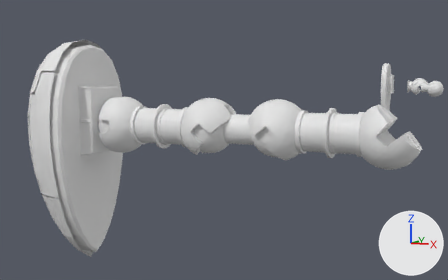
A saved change to the Blender file Nova-Robota.blend.
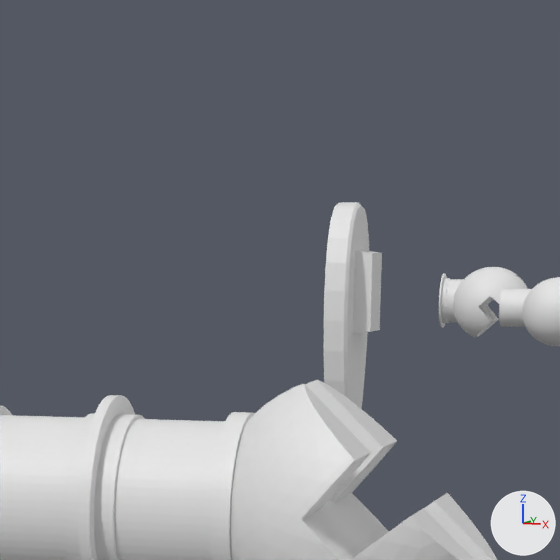
Old and new are each drawn from a 50 mm lens placed at (4.12, -5.57, 4.07), pointed at (-0.14, 3.96, 2.9) and again close up on the part from 68% to 97% of the width and 6% to 52% of the height. Lighting does not change. The marker at lower right points along +X, +Y and +Z. The first two pictures are the older version.

The older version as bpy lines, for what is in view:
```python
me_béziercurve_002 = bpy.data.meshes.new('BézierCurve.002')
me_béziercurve_002.from_pydata(...)  # 126 vertices, 86 faces; spans x -0.94..1.34, y -0.59..0.59, z -0.25..0.1
me_icosphere_005 = bpy.data.meshes.new('Icosphere.005')
me_icosphere_005.from_pydata(...)  # an icosphere of 1280 faces spanning x -0.25..0.25, y -0.25..0.25, z -0.25..0.25
me_icosphere_006 = bpy.data.meshes.new('Icosphere.006')
me_icosphere_006.from_pydata(...)  # 569 vertices, 881 faces; spans x -0.11..0.3, y -0.297..0.297, z -0.296..0.297
ob_béziercurve_002 = bpy.data.objects.new('BézierCurve.002', me_béziercurve_002)
ob_béziercurve_002.location = (0.0, 19.0, 3.0)
ob_béziercurve_002.rotation_euler = (0.0, 4.712, 0.0)  # degrees (0, 270, 0)
ob_icosphere_005 = bpy.data.objects.new('Icosphere.005', me_icosphere_005)
ob_icosphere_005.location = (2.18, 15.0, 3.5)
ob_icosphere_006 = bpy.data.objects.new('Icosphere.006', me_icosphere_006)
ob_icosphere_006.location = (1.48, 17.0, 3.5)
ob_icosphere_006.rotation_euler = (0.0, 3.927, 0.0)  # degrees (0, 225, 0)
# also in view: 'Cylinder.003' at (1.84, 16.0, 3.5); 'Cylinder.001' at (2.71, 0.0, 3.5); 'Cylinder.004' at (1.11, 18.0, 3.5)
```
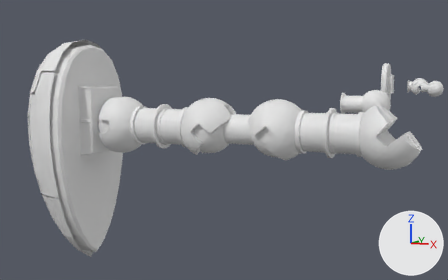
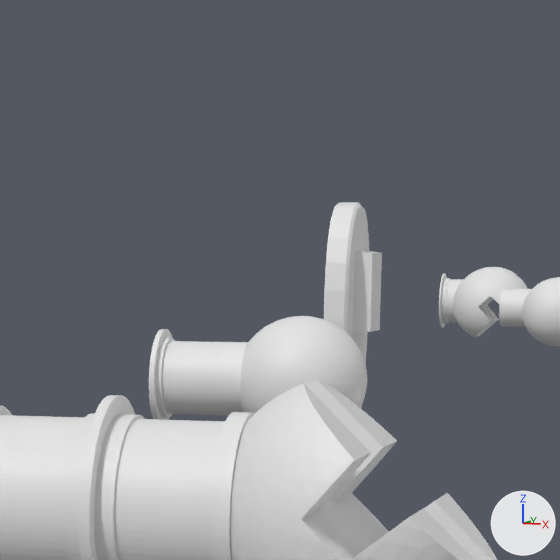
Changed parts and their boxes (x1, y1, x2, y2) in the close-ups (560 x 560 px):
'Icosphere.001', added: after (241, 316, 367, 413)
'Cylinder.002', added: after (149, 329, 248, 420)

What the commit changed:
Mesh me_cylinder_001 is new.
It has 384 vertices, 322 faces and spans x -0.238..0.238, y -0.238..0.238, z 0.185..0.665.
Mesh me_icosphere_001 is new.
It has 765 vertices, 1255 faces and spans x -0.204..0.25, y -0.25..0.25, z -0.25..0.25.
Object 'Cylinder.002' (ob_cylinder_002) is new; it shows me_cylinder_001.
Its location is (1.48, 5.0, 3.5).
Its rotation in degrees is (0, 90, 0).
Its scale is (0.8, 0.8, 0.8).
Object 'Icosphere.001' (ob_icosphere_001) is new; it shows me_icosphere_001.
Its location is (2.18, 5.0, 3.5).
